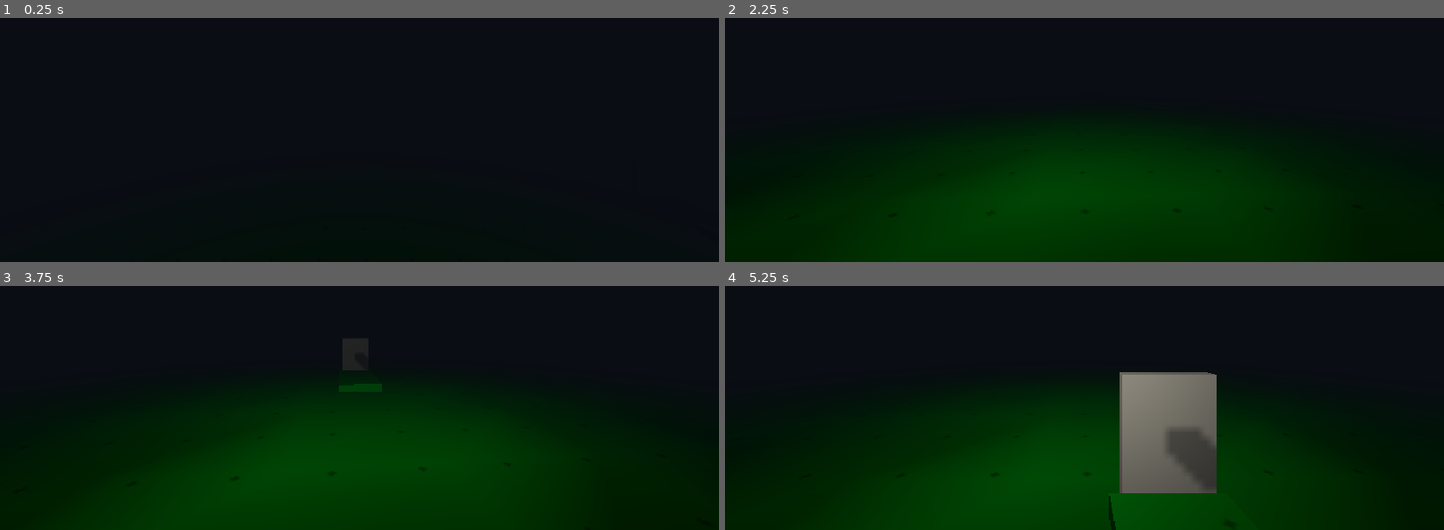
Above: before the commit, frames 1-4 (two rows, left to right).
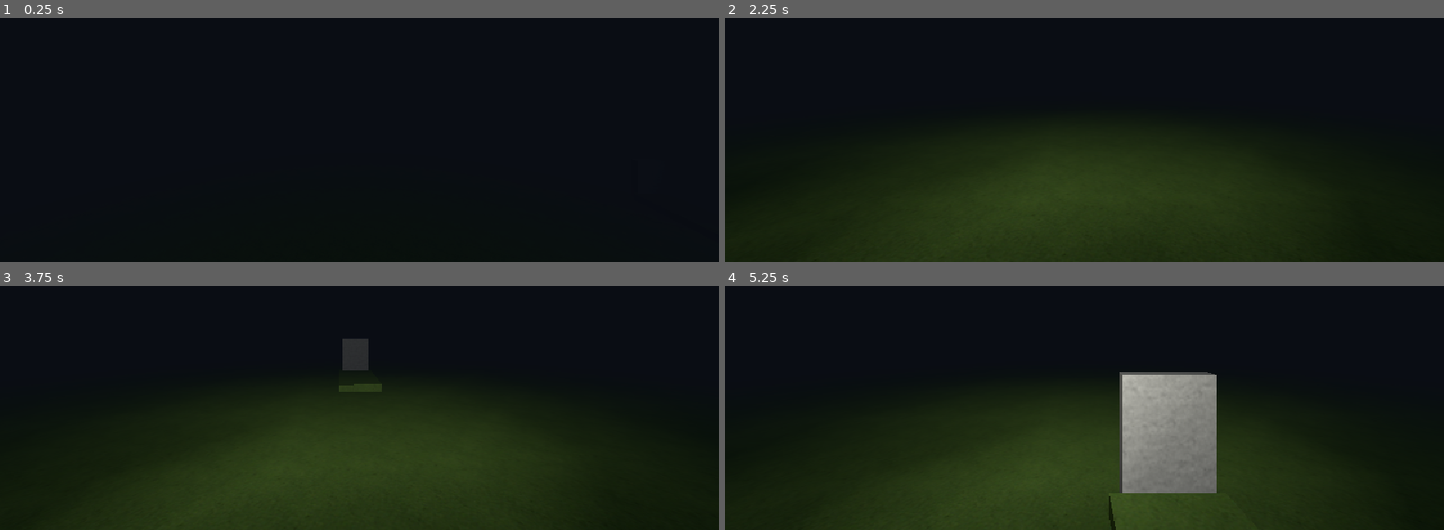
Above: after the commit, the same moments.

Repository: SolemnSintres/GD3D_Underground_Z
Game: Godot game, scene res://scenes/world.tscn
Same seed, same stepped clock (60 frames per second), same inputs: the game is played once before the commit and once after it.
Inputs (mouse positions are in pixels of both pictures, inside the frame that each line leads up to):
- Up to frame 1 (0.25 s): no input
- Up to frame 2 (2.25 s): tap Enter at 0.5 s; move the mouse to (1120, 59) at 0.52 s; hold W (move_forward) from 0.53 s (still down); tap F (flashlight) at 0.6, 1.35, 2.1 s; move the mouse to (1048, 61) at 1.27 s; tap Space at 2 s; move the mouse to (1098, 52) at 2.02 s
- Up to frame 3 (3.75 s): keep holding W (move_forward); move the mouse to (352, 334) at 2.77 s; tap F (flashlight) at 2.85, 3.6 s; tap Enter at 3.5 s; move the mouse to (409, 332) at 3.52 s
- Up to frame 4 (5.25 s): keep holding W (move_forward); move the mouse to (1026, 322) at 4.27 s; tap F (flashlight) at 4.35, 5.1 s; move the mouse to (1091, 327) at 5.02 s

The runs differ from the first frame. In frame 2, 30% of the frame differs, in the area x 0-84%, y 46-100%; in frame 3, 31%; in frame 4, 33%, in the area x 7-89%, y 36-100%.

Commit message:
Texture Changes And Credits

Diff:
--- a/materials/ground.tres
+++ b/materials/ground.tres
@@ -1,6 +1,6 @@
 [gd_resource type="ShaderMaterial" format=3 uid="uid://d4cxflg1jbrou"]
 
-[ext_resource type="Texture2D" uid="uid://bwb7g2u21gugp" path="res://textures/ground.png" id="1_xygne"]
+[ext_resource type="Texture2D" uid="uid://cfkasykkyumdc" path="res://textures/pixelized_grass.png" id="1_xygne"]
 
 [sub_resource type="Shader" id="Shader_71j4m"]
 code = "// NOTE: Shader automatically converted from Godot Engine 4.7.2.stable's StandardMaterial3D.
--- a/materials/stone.tres
+++ b/materials/stone.tres
@@ -1,11 +1,10 @@
 [gd_resource type="StandardMaterial3D" format=3 uid="uid://bidsrdaqbc48v"]
 
-[ext_resource type="Texture2D" uid="uid://dpabap3kpaej5" path="res://textures/stone.png" id="1_2f13b"]
+[ext_resource type="Texture2D" uid="uid://crq55jmuyk8fm" path="res://textures/pixelized_stone.png" id="1_2f13b"]
 
 [resource]
 shading_mode = 2
 albedo_texture = ExtResource("1_2f13b")
 metallic_specular = 0.0
-uv1_scale = Vector3(0.115, 0.115, 0.115)
 uv1_triplanar = true
 uv1_world_triplanar = true
--- a/scenes/grave.tscn
+++ b/scenes/grave.tscn
@@ -1,13 +1,11 @@
 [gd_scene format=3 uid="uid://dfdg1u71e5l2q"]
 
 [ext_resource type="Script" uid="uid://cviug10i1rteo" path="res://scripts/grave.gd" id="1_qpo7b"]
-[ext_resource type="Texture2D" uid="uid://dpabap3kpaej5" path="res://textures/stone.png" id="2_inmiy"]
 [ext_resource type="Material" uid="uid://d4cxflg1jbrou" path="res://materials/ground.tres" id="3_lhpym"]
-
-[sub_resource type="StandardMaterial3D" id="StandardMaterial3D_qe13i"]
-albedo_texture = ExtResource("2_inmiy")
+[ext_resource type="Material" uid="uid://bidsrdaqbc48v" path="res://materials/stone.tres" id="3_qe13i"]
 
 [sub_resource type="BoxMesh" id="BoxMesh_kdo1t"]
+material = ExtResource("3_qe13i")
 size = Vector3(0.8, 1.2, 0.2)
 
 [sub_resource type="BoxShape3D" id="BoxShape3D_qu2x6"]
@@ -21,7 +19,6 @@
 
 [node name="Headstone" type="MeshInstance3D" parent="." unique_id=700582077]
 transform = Transform3D(1, 0, 0, 0, 1, 0, 0, 0, 1, 0, 0.6, 0)
-material_override = SubResource("StandardMaterial3D_qe13i")
 mesh = SubResource("BoxMesh_kdo1t")
 
 [node name="CollisionShape3D" type="CollisionShape3D" parent="." unique_id=1862204226]
Not shown, added: CREDITS.txt
Binary file added: textures/pixelized_grass.png
Not shown, added: textures/pixelized_grass.png.import
Binary file added: textures/pixelized_stone.png
Not shown, added: textures/pixelized_stone.png.import
